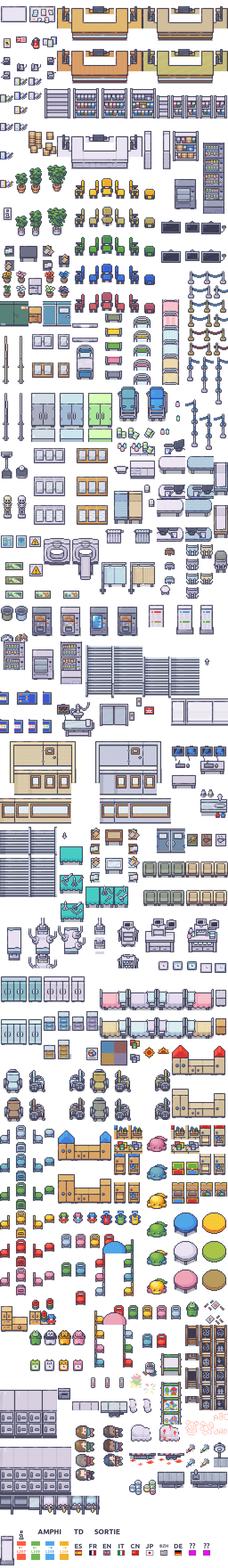
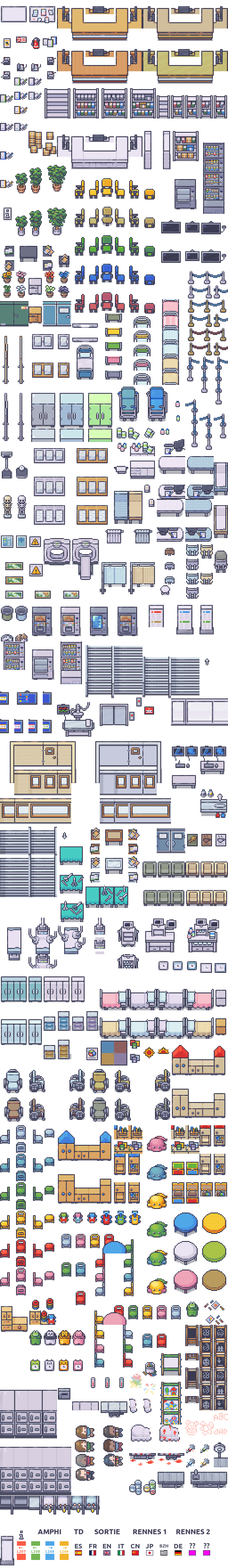
Layered file, before and after one edit (228x1568). Changes by layer:
painted on "Directions text" over [133, 1529, 211, 1535]
painted on "Directions text shadow" over [132, 1529, 210, 1535]
